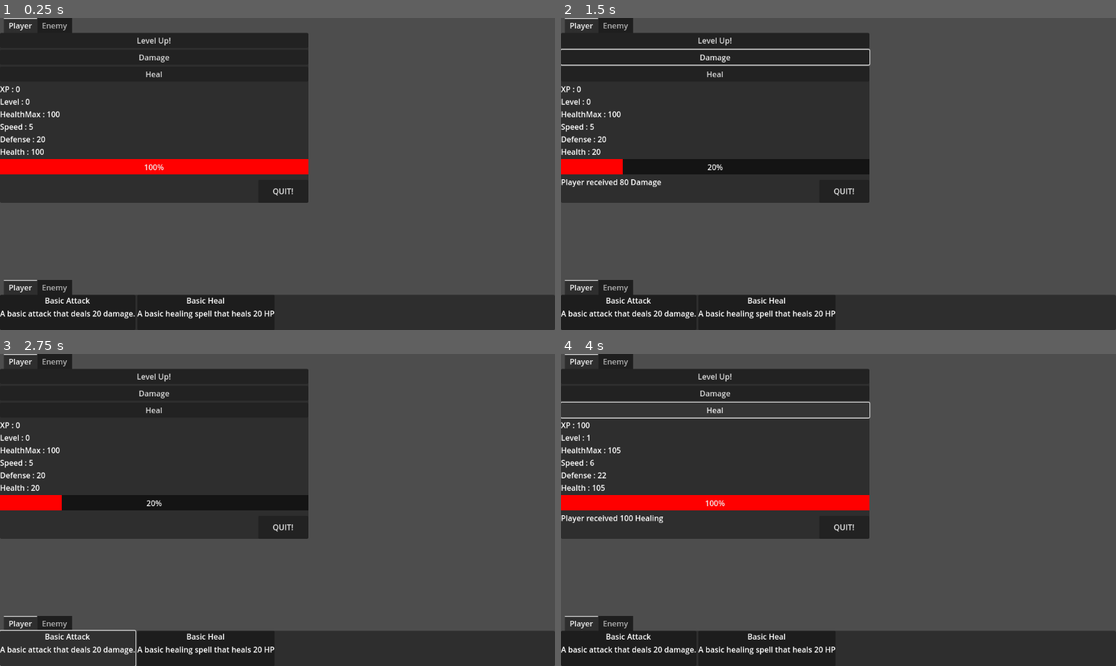
Above: before the commit, frames 1-4 (two rows, left to right).
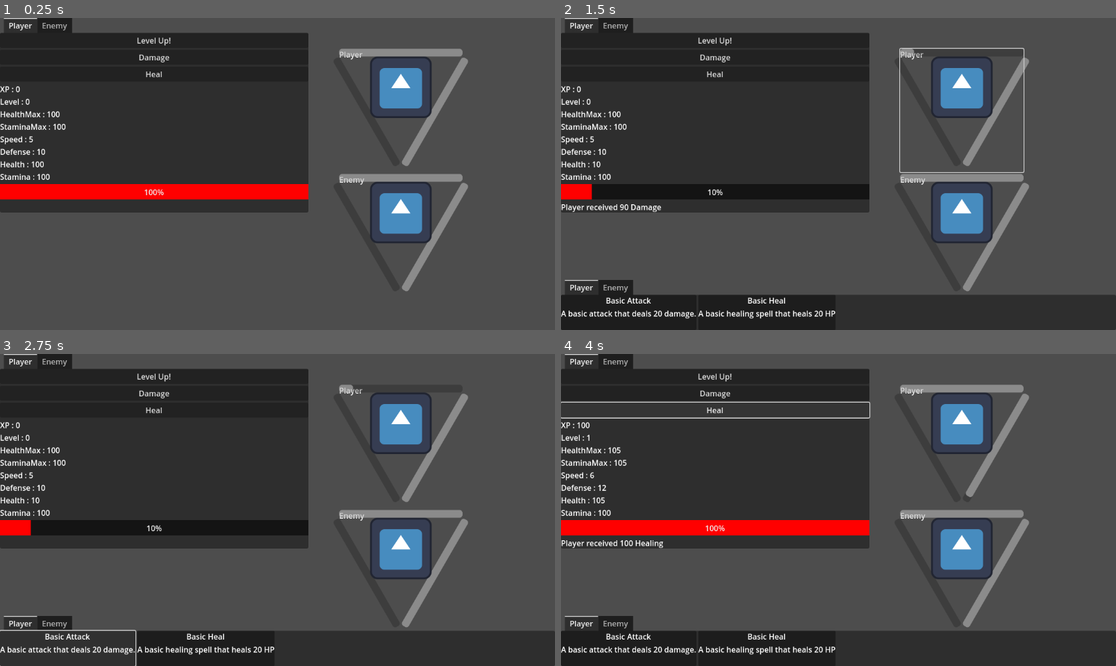
Above: after the commit, the same moments.

Repository: Smileanimations/Big-Buffoon-s-Bozo-Adventure
Game: Godot game, scene res://scenes/FightTest.tscn
The game is run twice, just before and just after one commit, with the same random seed, the same clock (stepped at 60 frames per second) and the same inputs. The engine's default icon, where the game draws it, is replaced by a stand-in: a white triangle on a blue panel in a dark square.
Inputs (mouse positions are in pixels of both pictures, inside the frame that each line leads up to):
- Up to frame 1 (0.25 s): no input
- Up to frame 2 (1.5 s): click "Damage" at 0.5 s; click (960, 111) at 1.27 s
- Up to frame 3 (2.75 s): click (66, 647) at 2.02 s
- Up to frame 4 (4 s): click "Level Up!" at 2.75 s; click "Heal" at 3.5 s

The runs differ from the first frame. In frame 1, 24% of the frame differs, in the area x 0-100%, y 9-100%; in frame 2, 12%; in frame 3, 11%; in frame 4, 12%.

Commit message:
oops, I tripped on my keyboard

Diff:
--- /dev/null
+++ b/characters/template/battle/BattleTemplate.tscn
@@ -0,0 +1,29 @@
+[gd_scene load_steps=4 format=3 uid="uid://xf5akgmn6td3"]
+
+[ext_resource type="Script" path="res://characters/template/battle/battleTemplate.gd" id="1_u7h8y"]
+[ext_resource type="PackedScene" uid="uid://bhmwps23ijnc0" path="res://characters/template/hud/HUDTemplate.tscn" id="2_2og3p"]
+[ext_resource type="Texture2D" uid="uid://bwdsuady8dak8" path="res://icon.svg" id="3_osm0j"]
+
+[node name="BattleTemplate" type="Container"]
+custom_minimum_size = Vector2(256, 256)
+anchors_preset = -1
+anchor_right = 0.222
+anchor_bottom = 0.395
+offset_right = 0.255981
+offset_bottom = 0.0399933
+script = ExtResource("1_u7h8y")
+
+[node name="Label" type="Label" parent="."]
+layout_mode = 2
+
+[node name="HUD" parent="." instance=ExtResource("2_2og3p")]
+layout_mode = 2
+
+[node name="Sprite2D" type="Sprite2D" parent="."]
+position = Vector2(128, 80)
+texture = ExtResource("3_osm0j")
+
+[node name="Button" type="Button" parent="."]
+custom_minimum_size = Vector2(256, 256)
+layout_mode = 2
+flat = true
--- /dev/null
+++ b/characters/template/battle/battleTemplate.gd
@@ -0,0 +1,27 @@
+extends Node
+
+
+@onready var hud = $HUD
+@onready var sprite = $Sprite2D
+@onready var nameplate = $Label
+@onready var selectButton = $Button
+
+var character
+var fight
+
+func startup(c, f):
+	character = c
+	fight = f
+	hud.startup(c)
+	nameplate.text = c.name
+
+func _ready():
+	selectButton.pressed.connect(charSelected)
+
+
+func charSelected():
+	if fight.currMove:
+		character.calcEffect(fight.currMove)
+		fight.currMove = null
+	else:
+		fight.charSelected(character)
--- a/scripts/charformat.gd
+++ b/characters/template/charFormat.gd
@@ -12,13 +12,15 @@
 # Base stats for character
 @export var statsBase = {
 	"HealthMax" : 100,
+	"StaminaMax" : 100,
 	"Speed" : 5,
-	"Defense" : 20,
+	"Defense" : 10,
 }
 
 # Stats gained on level up
 @export var statsPerLevel = {
 	"HealthMax" : 5,
+	"StaminaMax" : 5,
 	"Speed" : 1,
 	"Defense" : 2,
 }
@@ -41,12 +43,21 @@
 	calcStats()
 # Heals the character, this will be used to set the character's health to its saved value when saving is added
 	setHealth(INF)
+# Refills the character's stamina
+	setStamina(INF)
 
 
 # Function to set the health of a character to `val`
 # `val` is clamped to remain between 0 and the character's max health
 func setHealth(val):
 	stats["Health"] = clamp(val, 0, stats["HealthMax"])
+	statsChanged.emit()
+
+
+# Function to set the stamina of a character to `val`
+# `val` is clamped to remain between 0 and the character's max stamina
+func setStamina(val):
+	stats["Stamina"] = clamp(val, 0, stats["StaminaMax"])
 	statsChanged.emit()
 
 
@@ -133,5 +144,15 @@
 	healthChanged.emit(healing)
 
 
+func calcEffect(move):
+	for effect in move.moveEffects:
+		var val = move.moveEffects[effect]
+		match effect:
+			"Damage":
+				applyDamage(val)
+			"Healing":
+				applyHealing(val)
+
+
 func moveSelected(what):
 	pass
--- /dev/null
+++ b/characters/template/hud/HUDTemplate.tscn
@@ -0,0 +1,35 @@
+[gd_scene load_steps=2 format=3 uid="uid://bhmwps23ijnc0"]
+
+[ext_resource type="Script" path="res://characters/template/hud/hudTemplate.gd" id="1_io344"]
+
+[node name="HUD" type="Control"]
+layout_mode = 3
+anchors_preset = 15
+anchor_right = 1.0
+anchor_bottom = 1.0
+grow_horizontal = 2
+grow_vertical = 2
+script = ExtResource("1_io344")
+
+[node name="HealthBar" type="ProgressBar" parent="."]
+layout_mode = 0
+offset_right = 256.0
+offset_bottom = 16.0
+show_percentage = false
+
+[node name="StamBar" type="ProgressBar" parent="."]
+layout_mode = 0
+offset_left = 256.0
+offset_right = 512.0
+offset_bottom = 16.0
+rotation = 2.0944
+pivot_offset = Vector2(0, 16)
+show_percentage = false
+
+[node name="ParryBar" type="ProgressBar" parent="."]
+layout_mode = 0
+offset_left = -256.0
+offset_bottom = 16.0
+rotation = -2.0944
+pivot_offset = Vector2(256, 16)
+show_percentage = false
--- /dev/null
+++ b/characters/template/hud/hudTemplate.gd
@@ -0,0 +1,28 @@
+extends Node
+
+@onready var healthBar = $HealthBar
+@onready var stamBar = $StamBar
+@onready var parryBar = $ParryBar
+
+var character
+var stats
+
+
+func startup(c):
+	character = c
+	stats = c.stats
+	c.statsChanged.connect(update)
+	update()
+
+
+func _ready():
+	pass
+
+
+func update():
+# Update health bar
+	healthBar.max_value = stats["HealthMax"]
+	healthBar.value = stats["Health"]
+# Update stamina bar
+	stamBar.max_value  = stats["StaminaMax"]
+	stamBar.value = stats["Stamina"]
--- a/moves/template/moveScript.gd
+++ b/moves/template/moveScript.gd
@@ -5,6 +5,9 @@
 
 # What character the move belongs to
 var character
+
+# The fight scene node
+var fight
 
 @onready var selectButton = $MoveSelect
 @onready var nameLabel = $MoveLabels/MoveName
@@ -16,15 +19,18 @@
 
 # A dictionary to add move properties, such as damage, healing, bleed or poison effects
 @export var moveEffects : Dictionary
+
 # Who the move can target
 @export_enum("Self", "Allies", "Enemies", "All") var moveTargets : String = "All"
 
 
 # Connects the move to the character that owns it
-func startup(c):
+func startup(c, f):
 	character = c
+	fight = f
 	selectButton.pressed.connect(moveSelected)
 	wasSelected.connect(character.moveSelected)
+	wasSelected.connect(fight.moveSelected)
 
 
 # Set up labels and node name
--- a/scenes/Character.tscn
+++ b/scenes/Character.tscn
@@ -1,6 +1,7 @@
 [gd_scene load_steps=2 format=3 uid="uid://me8wba8dy0qb"]
 
-[ext_resource type="Script" path="res://scripts/charFormat.gd" id="1_jnky3"]
+[ext_resource type="Script" path="res://characters/template/charFormat.gd" id="1_jnky3"]
+
 
 [node name="Character" type="Node2D"]
 script = ExtResource("1_jnky3")
--- a/scenes/FightTest.tscn
+++ b/scenes/FightTest.tscn
@@ -20,18 +20,21 @@
 offset_bottom = 384.0
 
 [node name="Quitbutton" type="Button" parent="."]
+visible = false
 offset_left = 536.0
 offset_top = 336.0
 offset_right = 640.0
 offset_bottom = 384.0
 text = "QUIT!"
 
-[node name="CharacterSelector" type="VBoxContainer" parent="."]
-offset_left = 960.0
+[node name="CharSelect" type="VBoxContainer" parent="."]
+offset_left = 704.0
+offset_top = 64.0
 offset_right = 1152.0
-offset_bottom = 448.0
+offset_bottom = 512.0
 
-[node name="MoveMenu" type="TabContainer" parent="."]
+[node name="MoveSelect" type="TabContainer" parent="."]
+visible = false
 offset_top = 544.0
 offset_right = 1152.0
 offset_bottom = 648.0
--- a/scripts/fightTest.gd
+++ b/scripts/fightTest.gd
@@ -4,24 +4,38 @@
 
 @onready var charNode = $Characters
 @onready var toolNode = $chartools
-@onready var moveNode = $MoveMenu
+@onready var moveSelect = $MoveSelect
+@onready var charSelect = $CharSelect
 
 @onready var quitbutton = $Quitbutton
 
 var toolScene = preload("res://scenes/toolbox.tscn")
 var moveScene = preload("res://moves/template/MoveMenu.tscn")
+var fighterScene = preload("res://characters/template/battle/BattleTemplate.tscn")
 
 var fighters
+var currMove
+var currChar
+
+var moveMenus = []
 
 # Called when the node enters the scene tree for the first time.
 func _ready():
 	fighters = getFighters()
 	makeTools()
 	makeMoves()
+	makeFighers()
 
 
 func getFighters():
 	return charNode.get_children()
+
+
+func makeFighers():
+	for fighter in fighters:
+		var f = fighterScene.instantiate()
+		charSelect.add_child(f)
+		f.startup(fighter, self)
 
 
 func makeTools():
@@ -34,12 +48,34 @@
 func makeMoves():
 	for fighter in fighters:
 		var menu = moveScene.instantiate()
-		moveNode.add_child(menu)
+		moveSelect.add_child(menu)
 		menu.set_name.call_deferred(fighter.name)
+		moveMenus.append(fighter.name)
 		for move in fighter.moveList:
 			var moveChild = load(move).instantiate()
 			menu.add_child(moveChild)
-			moveChild.startup(fighter)
+			moveChild.startup(fighter, self)
+
+
+func moveSelected(m):
+	if m == currMove:
+		currMove = null
+		print("Deselecting Move: %s" % m)
+	else:
+		currMove = m
+		print("Move Selected: %s" % m)
+
+
+func charSelected(c):
+	if c == currChar:
+		currChar = null
+		moveSelect.visible = false
+		print("Deselecting Character: %s" % c)
+	else:
+		currChar = c
+		moveSelect.visible = true
+		moveSelect.current_tab = moveMenus.find(c.name)
+		print("Character Selected: %s" % c)
 
 
 func _on_quitbutton_pressed():
